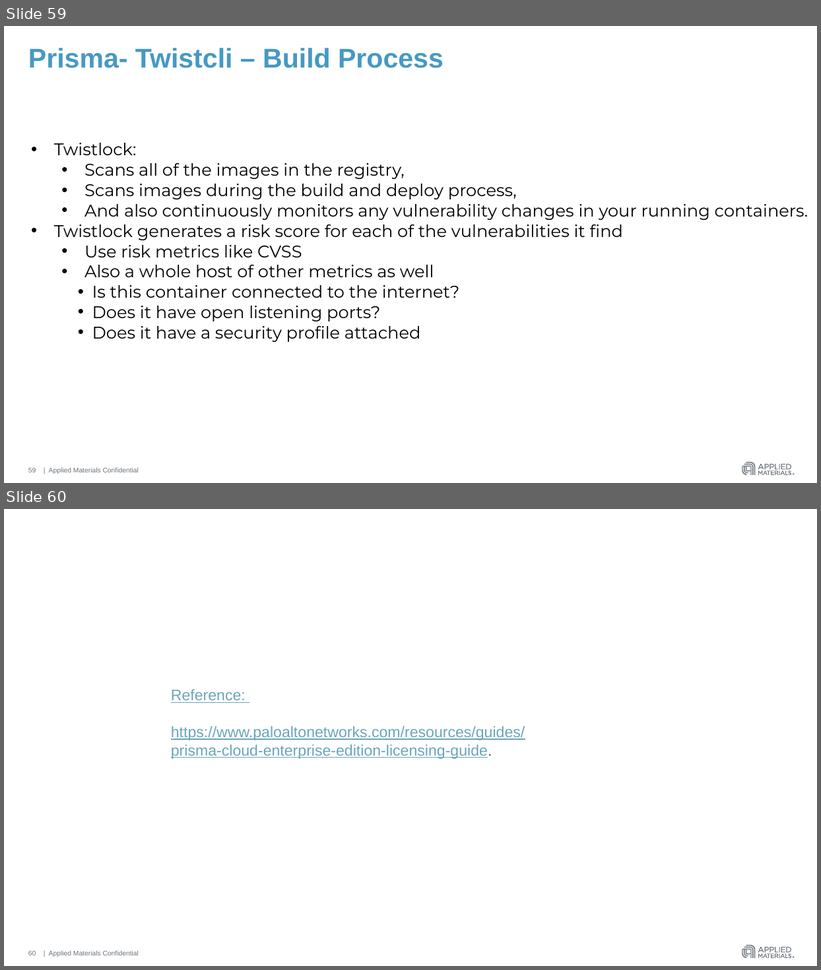
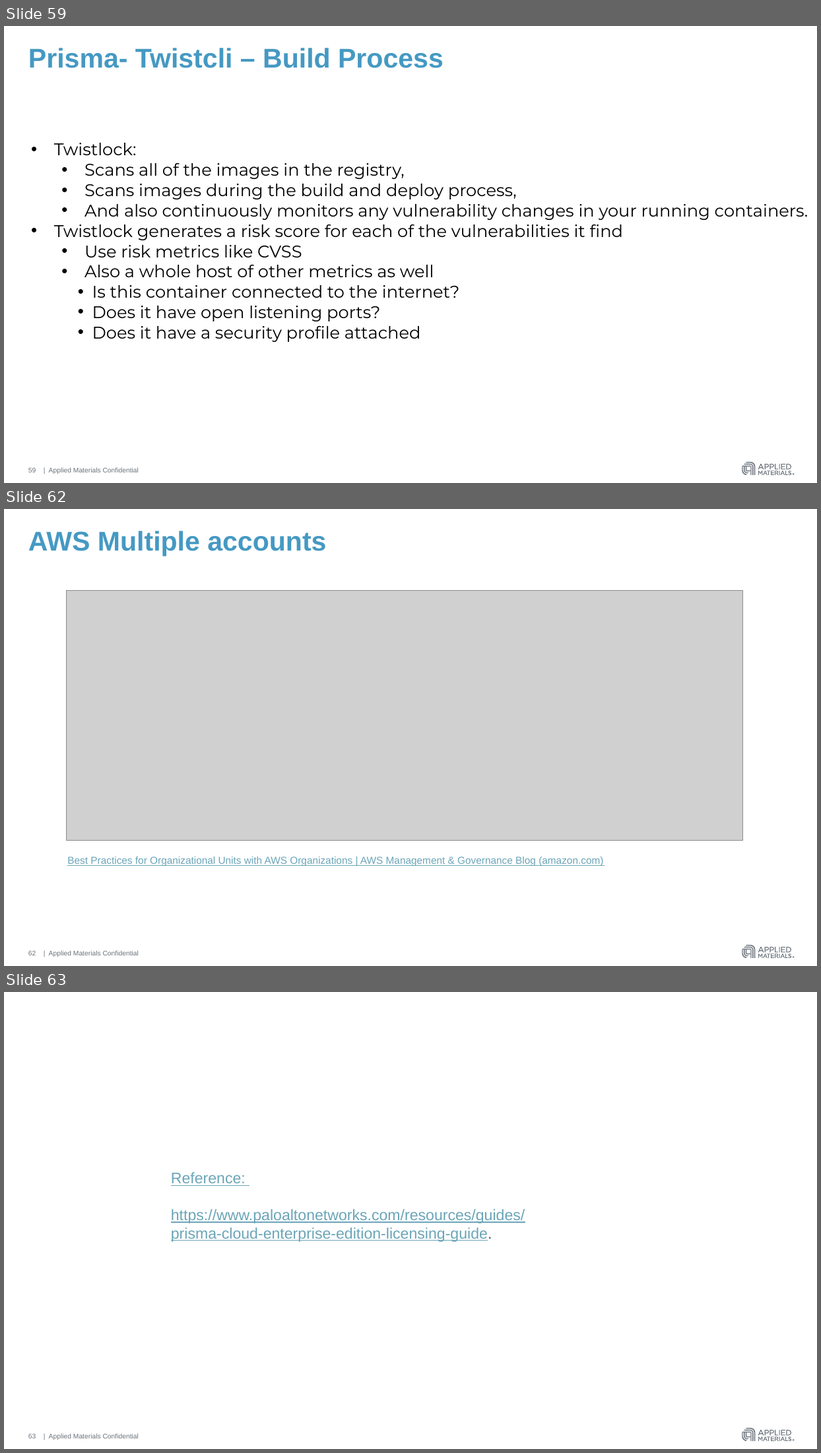
Before and after one commit to hmahajanHM/mytestrepo, a slide deck: AWS Guard Duty & Azure Security Center.pptx. Shown one above the other, each under a label of ours: slides 59 and 60 before the commit, slides 59, 62 and 63 after it; the slides between them are not shown. The pictures are 821x970 and 821x1453 pixels, drawn with LibreOffice and Linux fonts; fonts in the diff are those of the drawing; grey boxes stand for pictures. Boxes give left, top, right and bottom in pixels: in the first picture for what was removed or moved away, otherwise in the second. Text is boxed around its words. In the diff, an @@ line names an element or a change of style, - is before the commit and + after.

```diff
--- a/AWS Guard Duty & Azure Security Center.pptx
+++ b/AWS Guard Duty & Azure Security Center.pptx
@@ slide 62 added at (4,509,817,966), background #FFFFFF; not listed: 4 template elements that a slide beside it also shows @@
@@ title added at (28,531,326,557), 32 pt, text #4599C3, bold @@
+AWS Multiple accounts
@@ picture added at (66,591,743,841) @@
@@ text added at (67,857,603,866), 12 pt, text #6BA5B8, underline @@
+Best Practices for Organizational Units with AWS Organizations | AWS Management & Governance Blog (amazon.com)
@@ page number added at (28,951,36,956), 8 pt, text #6A737B @@
+62
@@ what was slide 60 is now slide 63 @@
@@ page number at (28,1434,36,1439): text changed @@
-60
+63
```
Also in this commit, not shown: 2 other slides added.
